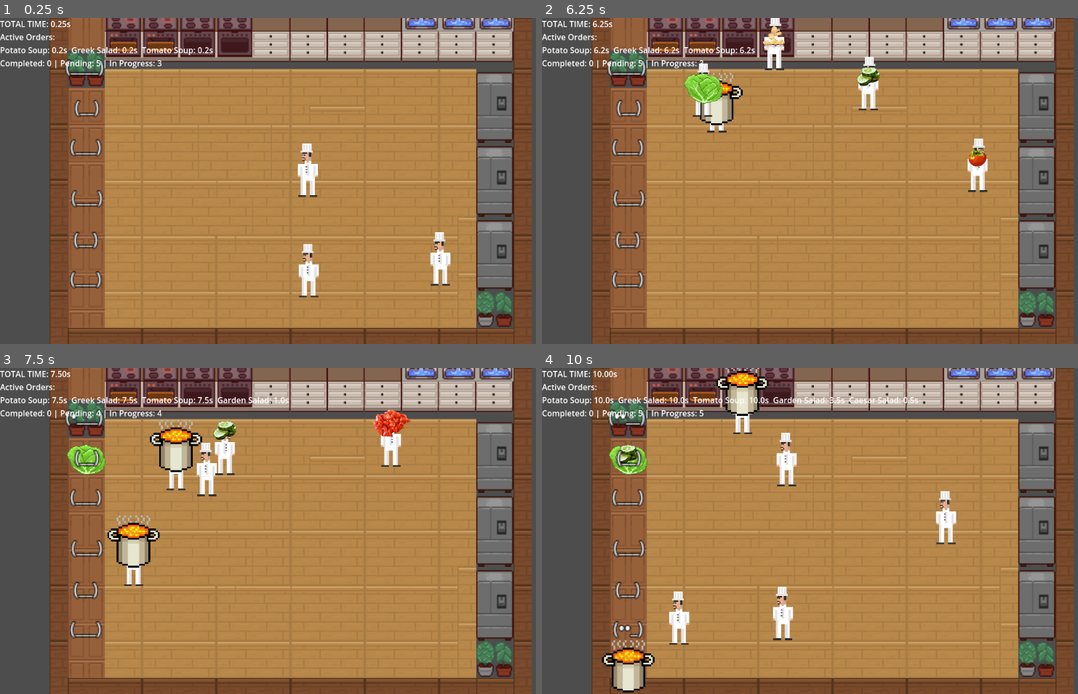
Above: before the commit, frames 1-4 (two rows, left to right).
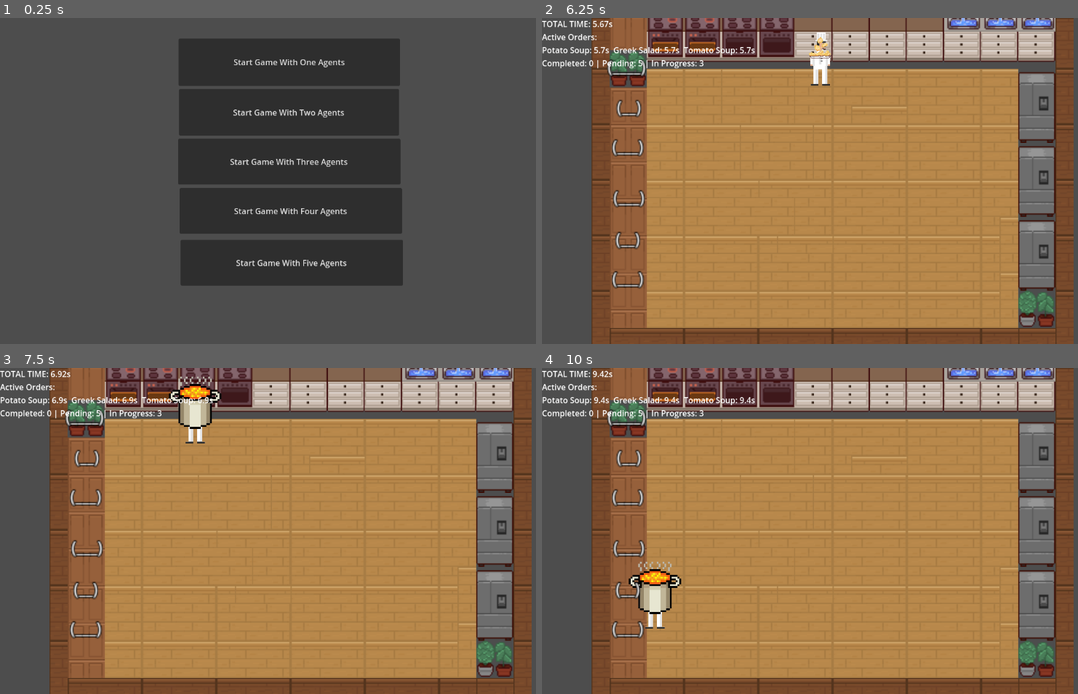
Above: after the commit, the same moments.

Repository: LazImane/OverCooked2D
Game: Godot game, scene res://scenes/MainMenu.tscn
Same seed, same stepped clock (60 frames per second), same inputs: the game is played once before the commit and once after it. Before the commit the project starts from res://scenes/game.tscn.
Inputs (mouse positions are in pixels of both pictures, inside the frame that each line leads up to):
- Up to frame 1 (0.25 s): no input
- Up to frame 2 (6.25 s): click (831, 63) at 0.5 s, where only the run after the commit has a clickable "Start Game With One Agents"
- Up to frame 3 (7.5 s): no input
- Up to frame 4 (10 s): no input

The runs differ from the first frame. In frame 1, 87% of the frame differs, in the area x 0-100%, y 0-100%; in frame 2, 3.1%; in frame 3, 5.4%; in frame 4, 6.0%.

Commit message:
added main Menu with 5 buttons for 5 agents
simplistic no decoration for now

Diff:
--- a/project.godot
+++ b/project.godot
@@ -11,6 +11,6 @@
 [application]
 
 config/name="overccoked2D"
-run/main_scene="res://scenes/game.tscn"
+run/main_scene="uid://ccixiwch6dobo"
 config/features=PackedStringArray("4.5", "Forward Plus")
 config/icon="res://icon.svg"
--- /dev/null
+++ b/scenes/MainMenu.tscn
@@ -0,0 +1,58 @@
+[gd_scene load_steps=2 format=3 uid="uid://ccixiwch6dobo"]
+
+[ext_resource type="Script" uid="uid://bpofgdary6o0" path="res://scripts/main_menu.gd" id="1_yqorp"]
+
+[node name="MainMenu" type="Node2D"]
+script = ExtResource("1_yqorp")
+
+[node name="Button_Manager" type="Control" parent="."]
+layout_mode = 3
+anchors_preset = 0
+offset_right = 40.0
+offset_bottom = 40.0
+
+[node name="One Agent" type="Button" parent="Button_Manager"]
+layout_mode = 0
+offset_left = 354.0
+offset_top = 41.0
+offset_right = 793.0
+offset_bottom = 135.0
+text = "Start Game With One Agents"
+
+[node name="Two Agents" type="Button" parent="Button_Manager"]
+layout_mode = 0
+offset_left = 355.0
+offset_top = 141.0
+offset_right = 791.0
+offset_bottom = 234.0
+text = "Start Game With Two Agents"
+
+[node name="Three Agents" type="Button" parent="Button_Manager"]
+layout_mode = 0
+offset_left = 353.0
+offset_top = 240.0
+offset_right = 794.0
+offset_bottom = 331.0
+text = "Start Game With Three Agents"
+
+[node name="Four Agents" type="Button" parent="Button_Manager"]
+layout_mode = 0
+offset_left = 356.0
+offset_top = 338.0
+offset_right = 797.0
+offset_bottom = 429.0
+text = "Start Game With Four Agents"
+
+[node name="Five Agents" type="Button" parent="Button_Manager"]
+layout_mode = 0
+offset_left = 358.0
+offset_top = 441.0
+offset_right = 799.0
+offset_bottom = 532.0
+text = "Start Game With Five Agents"
+
+[connection signal="pressed" from="Button_Manager/One Agent" to="." method="_on_one_agent_pressed"]
+[connection signal="pressed" from="Button_Manager/Two Agents" to="." method="_on_two_agents_pressed"]
+[connection signal="pressed" from="Button_Manager/Three Agents" to="." method="_on_three_agents_pressed"]
+[connection signal="pressed" from="Button_Manager/Four Agents" to="." method="_on_four_agents_pressed"]
+[connection signal="pressed" from="Button_Manager/Five Agents" to="." method="_on_five_agents_pressed"]
--- a/scenes/game.tscn
+++ b/scenes/game.tscn
@@ -1,5 +1,6 @@
-[gd_scene load_steps=22 format=3 uid="uid://bfksb6w8ep7oq"]
-
+[gd_scene load_steps=23 format=3 uid="uid://bfksb6w8ep7oq"]
+
+[ext_resource type="Script" uid="uid://70qlnqwb1jwv" path="res://scripts/game.gd" id="1_kvpfn"]
 [ext_resource type="Texture2D" uid="uid://dpa6d8byrp3t7" path="res://assets/pixelinterior_LRK/floorswalls_LRK.png" id="1_vtaks"]
 [ext_resource type="Texture2D" uid="uid://ddldpwcweumie" path="res://assets/pixelinterior_LRK/kitchen_LRK.png" id="2_kvpfn"]
 [ext_resource type="Texture2D" uid="uid://cefmeneue6dsj" path="res://assets/pixelinterior_LRK/cabinets_LRK.png" id="4_kvuet"]
@@ -1615,6 +1616,7 @@
 size = Vector2(19, 19)
 
 [node name="Game" type="Node2D"]
+script = ExtResource("1_kvpfn")
 
 [node name="TileMap" type="TileMap" parent="."]
 position = Vector2(0, -1)
@@ -1725,10 +1727,9 @@
 collision_layer = 4
 
 [node name="Bot4" parent="." instance=ExtResource("10_vtaks")]
-collision_layer = 4
+collision_layer = 16
 
 [node name="Bot5" parent="." instance=ExtResource("10_vtaks")]
-collision_layer = 4
 
 [node name="CanvasLayer" type="CanvasLayer" parent="."]
 
--- /dev/null
+++ b/scripts/game.gd
@@ -0,0 +1,72 @@
+extends Node2D
+
+var bot_scene = preload("res://scenes/bot.tscn")
+
+# Spawn positions for ADDITIONAL bots beyond the 5 hardcoded ones
+var extra_spawn_positions = [
+	Vector2(-50, 30),
+	Vector2(50, 30),
+	Vector2(-100, -30),
+	Vector2(100, -30),
+	Vector2(0, -60),
+]
+
+func _ready() -> void:
+	# Load desired bot count from config
+	var config = ConfigFile.new()
+	var desired_bot_count = 5  # Default
+
+	if config.load("user://game_settings.cfg") == OK:
+		desired_bot_count = config.get_value("game", "bot_count", 5)
+
+	# Count existing bots in the scene (Bot, Bot2, Bot3, Bot4, Bot5)
+	var existing_bots = []
+	for child in get_children():
+		if child.is_in_group("bots"):
+			existing_bots.append(child)
+
+	var existing_count = existing_bots.size()
+	print("[GAME] Found %d existing bots, need %d total" % [existing_count, desired_bot_count])
+
+	# If we need MORE bots, spawn them
+	if desired_bot_count > existing_count:
+		var bots_to_spawn = desired_bot_count - existing_count
+		print("[GAME] Spawning %d additional bots" % bots_to_spawn)
+		spawn_additional_bots(bots_to_spawn, existing_count)
+
+	# If we need FEWER bots, remove extras
+	elif desired_bot_count < existing_count:
+		var bots_to_remove = existing_count - desired_bot_count
+		print("[GAME] Removing %d extra bots" % bots_to_remove)
+		for i in range(bots_to_remove):
+			existing_bots[existing_count - 1 - i].queue_free()
+
+	# Assign collision layers to ALL bots
+	await get_tree().process_frame
+	assign_collision_layers()
+
+	var final_count = get_tree().get_nodes_in_group("bots").size()
+	print("[GAME] ✅ Final bot count: %d" % final_count)
+
+func spawn_additional_bots(count: int, start_id: int) -> void:
+	for i in range(count):
+		var bot = bot_scene.instantiate()
+		var bot_id = start_id + i + 1
+		bot.bot_id = bot_id
+		bot.name = "Bot_%d" % bot_id
+
+		# Use extra spawn positions
+		var pos_index = i % extra_spawn_positions.size()
+		bot.position = extra_spawn_positions[pos_index]
+
+		add_child(bot)
+		print("[GAME] Spawned bot %d at %v" % [bot_id, bot.position])
+
+func assign_collision_layers() -> void:
+	# Assign unique collision layer to each bot
+	var all_bots = get_tree().get_nodes_in_group("bots")
+	for i in range(all_bots.size()):
+		var bot = all_bots[i]
+		var layer_bit = i + 1
+		bot.collision_layer = 1 << (layer_bit - 1)
+		bot.collision_mask = 1  # Only collide with environment
--- /dev/null
+++ b/scripts/main_menu.gd
@@ -0,0 +1,33 @@
+extends Node2D
+
+func _ready():
+	pass
+
+func _process(delta):
+	pass
+
+func _on_one_agent_pressed() -> void:
+	start_game_with_bots(1)
+
+func _on_two_agents_pressed() -> void:
+	start_game_with_bots(2)
+
+func _on_three_agents_pressed() -> void:
+	start_game_with_bots(3)
+
+func _on_four_agents_pressed() -> void:
+	start_game_with_bots(4)
+
+func _on_five_agents_pressed() -> void:
+	start_game_with_bots(5)
+
+func start_game_with_bots(bot_count: int) -> void:
+	# Save the bot count to a file
+	var config = ConfigFile.new()
+	config.set_value("game", "bot_count", bot_count)
+	config.save("user://game_settings.cfg")
+
+	print("[MENU] Starting game with %d bots" % bot_count)
+
+	# Change to game scene
+	get_tree().change_scene_to_file("res://scenes/game.tscn")
Not shown, added: scripts/game.gd.uid
Not shown, added: scripts/main_menu.gd.uid
